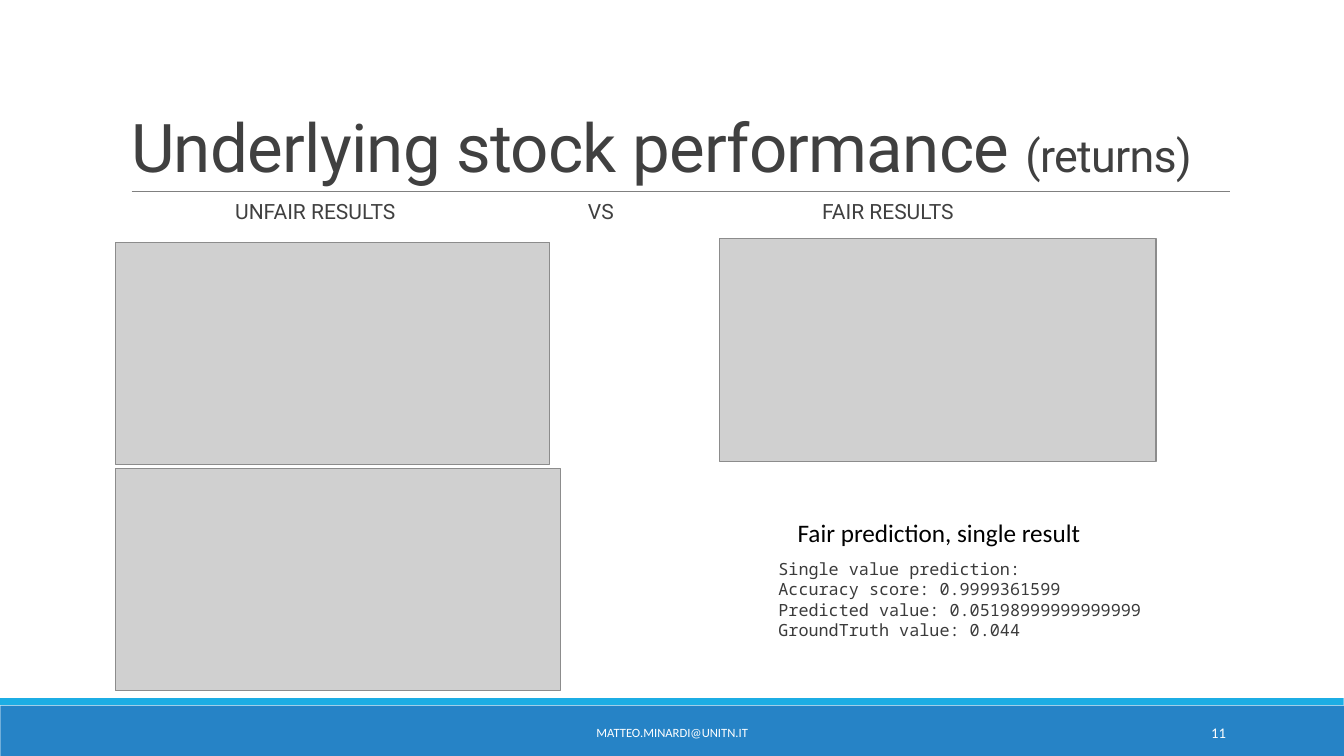
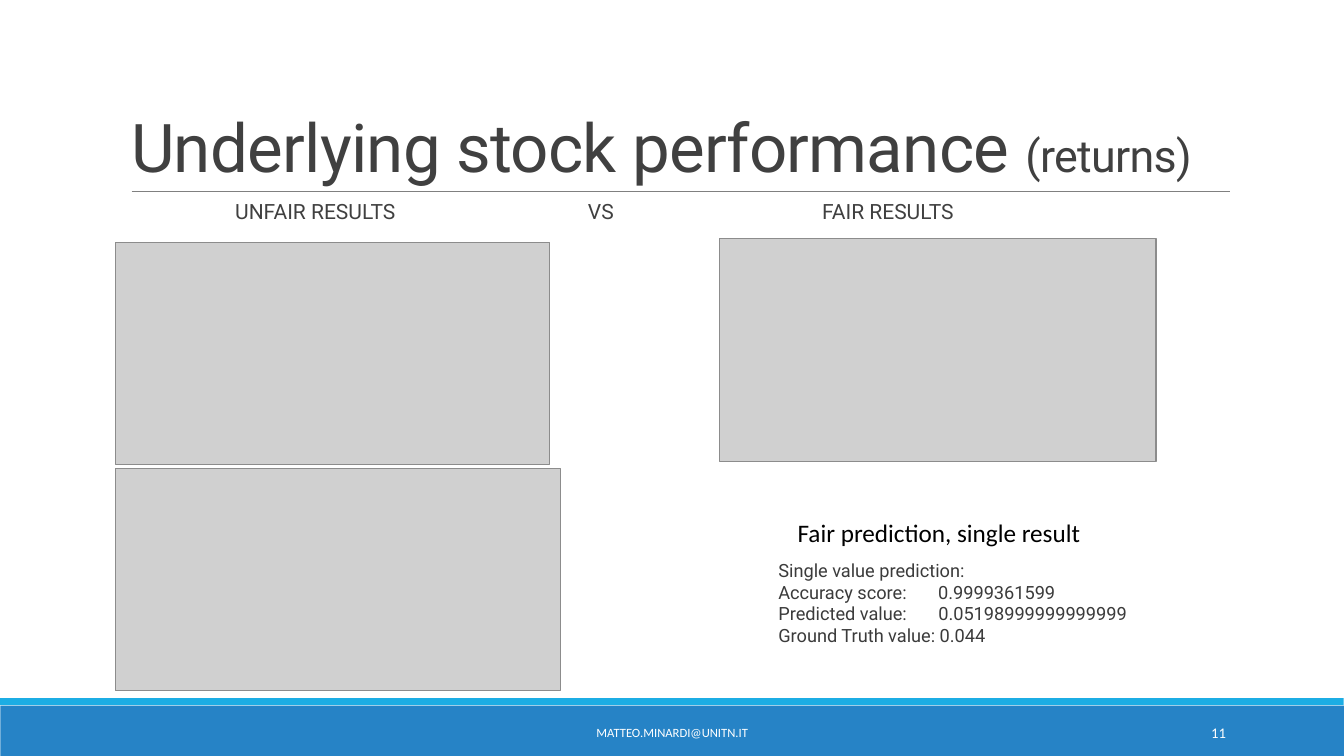
Before and after one commit to matteominardi/Futures-Contract-Pricing-Forecast-AI-for-finance, a slide deck: slide 11 of presentation.pptx. Drawn at 1344x756 pixels with LibreOffice and Linux fonts; fonts in the diff are those of the drawing; grey boxes stand for pictures. Boxes give left, top, right and bottom in pixels: in the first picture for what was removed or moved away, otherwise in the second. Text is boxed around its words. In the diff, an @@ line names an element or a change of style, - is before the commit and + after.

```diff
--- a/presentation.pptx
+++ b/presentation.pptx
@@ text at box(778, 563, 1126, 642): text changed; size 12 to 13 pt; font Noto Sans Mono to Roboto @@
-Single value prediction:
-Accuracy score: 0.9999361599
-Predicted value: 0.05198999999999999
-GroundTruth value: 0.044
+Single value prediction:
+Accuracy score: 0.9999361599
+Predicted value: 0.05198999999999999
+Ground Truth value: 0.044
```
Also in this commit, not shown: 13 other slides changed, 2 other files.
